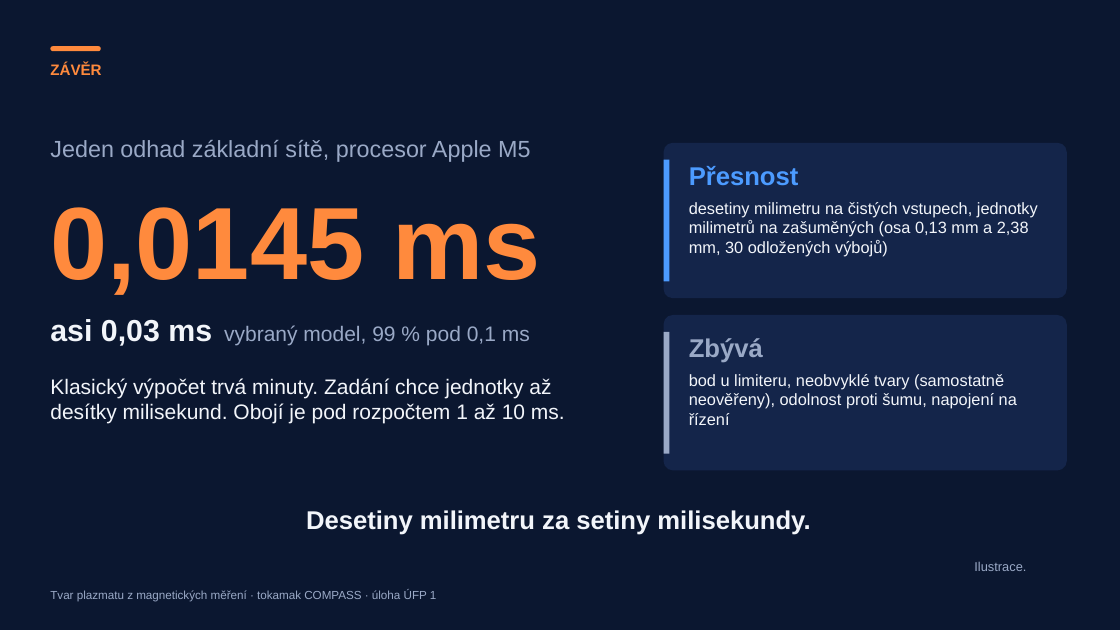
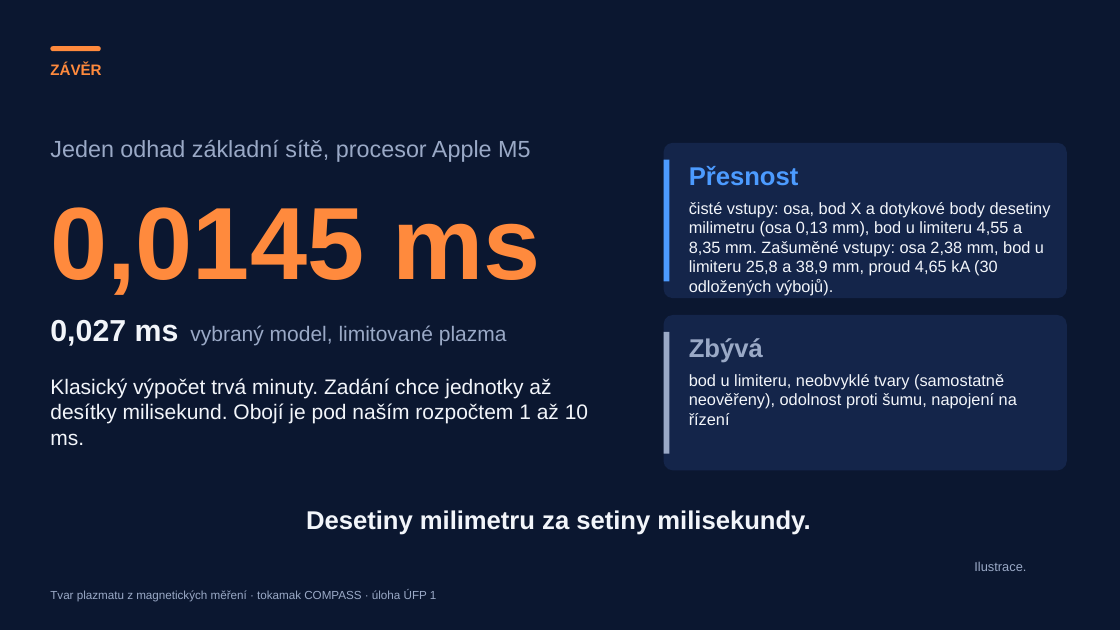
Before and after one commit to mschiller890/hackathon, a slide deck: slide 14 of presentation/deck/slides.pptx. Drawn at 1120x630 pixels with LibreOffice and Linux fonts; fonts in the diff are those of the drawing; background and template pictures are left out. Boxes give left, top, right and bottom in pixels: in the first picture for what was removed or moved away, otherwise in the second. Text is boxed around its words. In the diff, an @@ line names an element or a change of style, - is before the commit and + after.

```diff
--- a/presentation/deck/slides.pptx
+++ b/presentation/deck/slides.pptx
@@ text at (689,202,1051,296): text changed @@
-desetiny milimetru na čistých vstupech, jednotky milimetrů na zašuměných (osa 0,13 mm a 2,38 mm, 30 odložených výbojů)
+čisté vstupy: osa, bod X a dotykové body desetiny milimetru (osa 0,13 mm), bod u limiteru 4,55 a 8,35 mm. Zašuměné vstupy: osa 2,38 mm, bod u limiteru 25,8 a 38,9 mm, proud 4,65 kA (30 odložených výbojů).
@@ text at (50,320,507,346): text changed @@
-asi 0,03 ms vybraný model, 99 % pod 0,1 ms
+0,027 ms vybraný model, limitované plazma
@@ text at (50,378,588,445): text changed @@
-Klasický výpočet trvá minuty. Zadání chce jednotky až desítky milisekund. Obojí je pod rozpočtem 1 až 10 ms.
+Klasický výpočet trvá minuty. Zadání chce jednotky až desítky milisekund. Obojí je pod naším rozpočtem 1 až 10 ms.
```
Also in this commit, not shown: 3 other slides changed, 1 other file.
